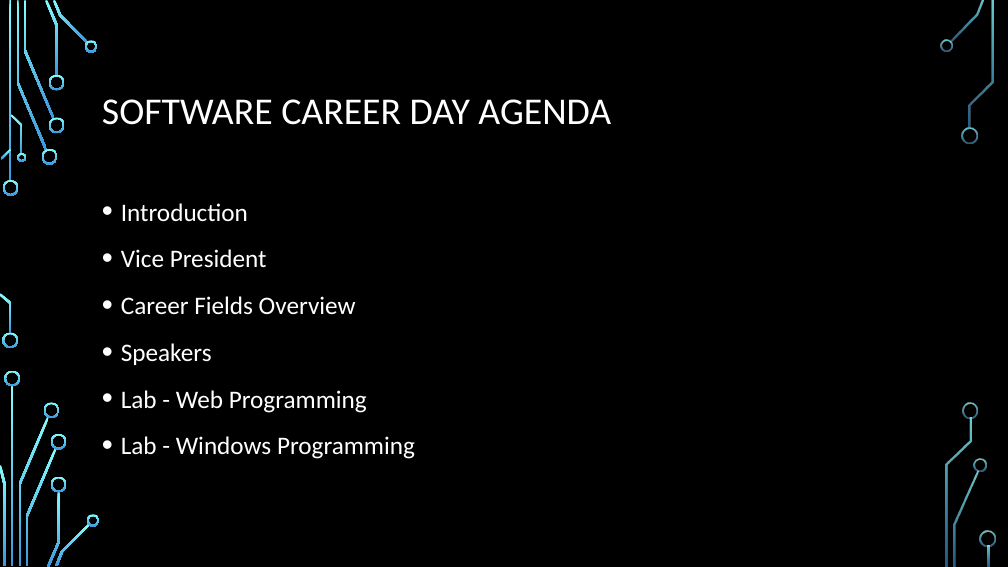
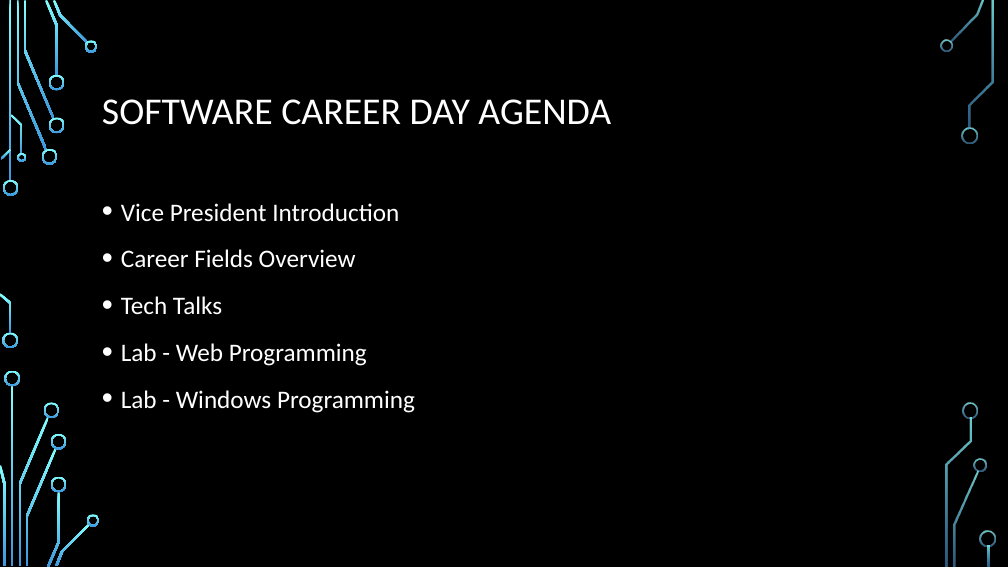
Before and after one commit to daviddcbud/TrainingApp, a slide deck: slide 1 of PowerPointSlids.pptx. Drawn at 1008x567 pixels with LibreOffice and Linux fonts; fonts in the diff are those of the drawing; background and template pictures are left out. Boxes give left, top, right and bottom in pixels: in the first picture for what was removed or moved away, otherwise in the second. Text is boxed around its words. In the diff, an @@ line names an element or a change of style, - is before the commit and + after.

```diff
--- a/PowerPointSlids.pptx
+++ b/PowerPointSlids.pptx
@@ text at bbox=[121, 203, 399, 222]: text changed @@
-• Introduction
-• Vice President
+• Vice President Introduction
@@ text at bbox=[121, 296, 222, 314]: text changed @@
-• Speakers
+• Tech Talks
```
Also in this commit, not shown: 5 other slides changed, 2 slides added, 1 other file.
